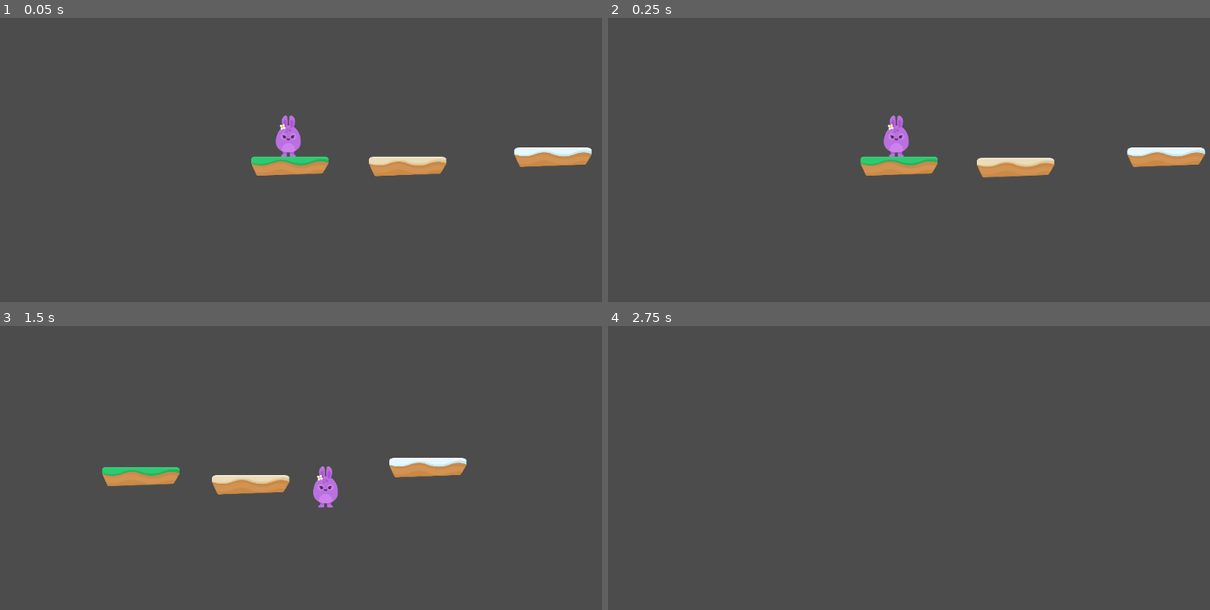
Above: before the commit, frames 1-4 (two rows, left to right).
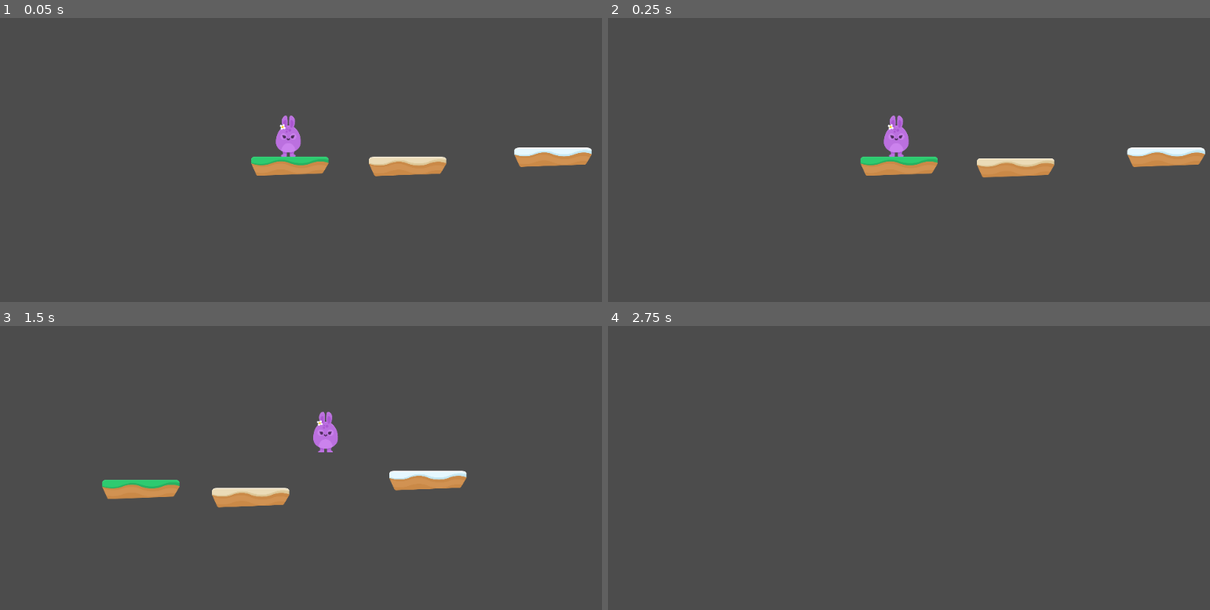
Above: after the commit, the same moments.

Repository: manatlongpoonga/BunnyJump
Game: Godot game, scene res://Level/LV1.tscn
Same seed, same stepped clock (60 frames per second), same inputs: the game is played once before the commit and once after it.
Inputs:
- Up to frame 1 (0.05 s): no input
- Up to frame 2 (0.25 s): no input
- Up to frame 3 (1.5 s): hold D (right) from 0.53 s (still down); tap W (jump) at 0.6, 0.77, 1.07, 1.35 s
- Up to frame 4 (2.75 s): tap W (jump) at 1.52, 1.82, 2.1 s; release D (right) at 2.03 s; hold A (left) from 2.03 s (still down)

The runs differ from the first frame. In frame 2, less than 0.1% of the frame differs, in the area x 61-74%, y 49-50%; in frame 3, 4.9%, in the area x 16-78%, y 30-65%; in frame 4, nothing differs.

Commit message:
Update doublejump

Diff:
--- a/Player/Player.gd
+++ b/Player/Player.gd
@@ -5,6 +5,7 @@
 export var SPEED = 500
 export var JUMP = 1000
 export var Gravity = 100
+export var Jump_count = 0
 
 func _physics_process(delta):
 	apply_gravity()
@@ -14,18 +15,19 @@
 	move_and_slide(motion,Vector2(0,-1))
 
 func apply_gravity():
+	motion.y = motion.y + Gravity
 	if is_on_floor():
 		motion.y = 0
 		print("I'm floor")
-	motion.y = motion.y + Gravity
+
 
 func jump():
+	if Jump_count < 1 :
+		if Input.is_action_just_pressed("jump"):
+				motion.y = -JUMP
+				Jump_count = Jump_count+1
 	if is_on_floor():
-		if Input.is_action_just_pressed("jump"):
-			motion.y = -JUMP
-
-		else:
-			motion.y
+				Jump_count = 0
 
 func walk():
 	if  Input.is_action_pressed("left") and not Input.is_action_pressed("right"):
